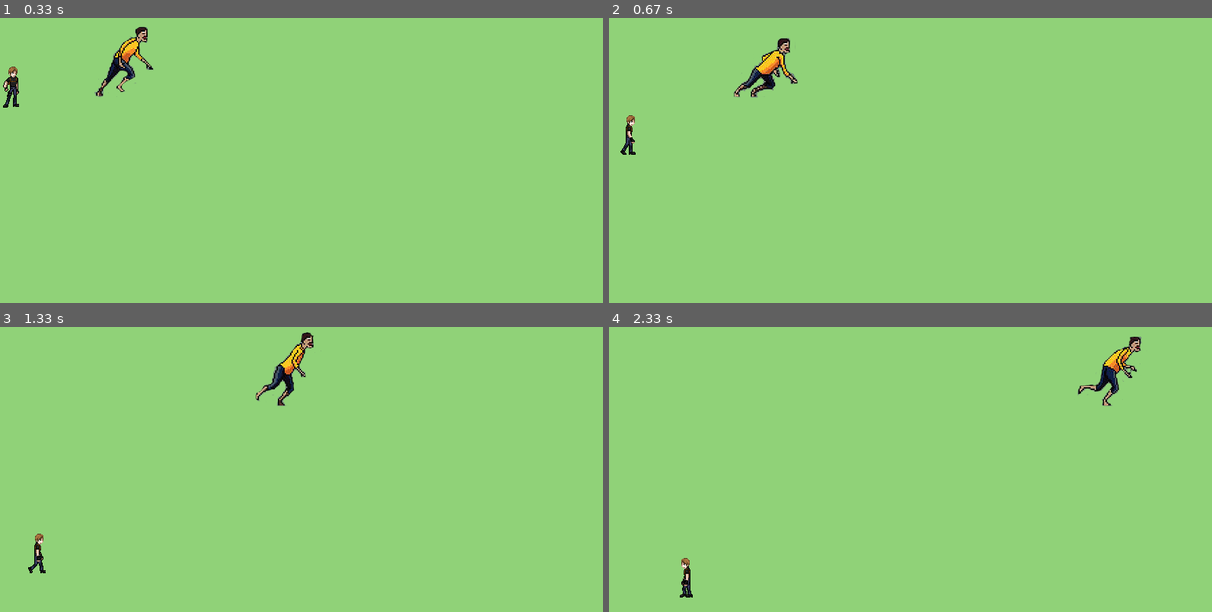
Above: before the commit, frames 1-4 (two rows, left to right).
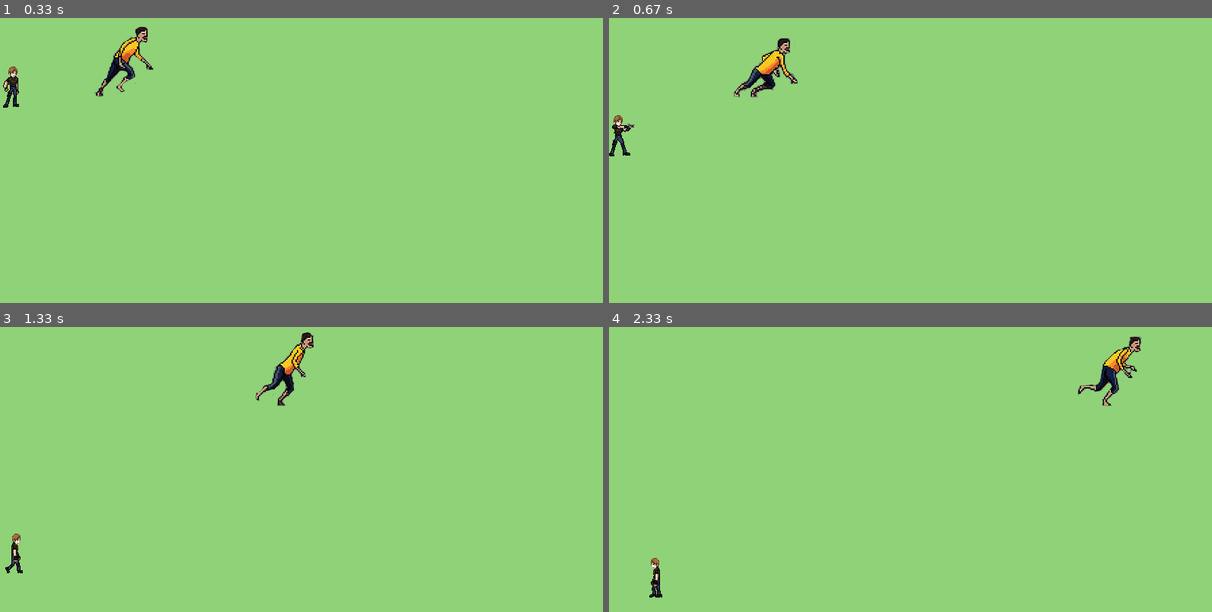
Above: after the commit, the same moments.

Repository: JuanBianchi/TheEvilGuestPYGAME
Game: pygame game, started from main.py
Same seed, same stepped clock (60 frames per second), same inputs: the game is played once before the commit and once after it.
Inputs:
- Up to frame 1 (0.33 s): no input
- Up to frame 2 (0.67 s): hold F from 0.33 s (still down); hold D from 0.33 s (still down)
- Up to frame 3 (1.33 s): release F at 0.8 s; release D at 0.8 s; tap Space at 0.83 s; hold D from 1.17 s (still down)
- Up to frame 4 (2.33 s): release D at 1.63 s; hold D 1.67-2.13 s; tap F at 1.73, 2.03, 2.23 s; hold A from 2.17 s (still down); tap Space at 2.32 s

Frame 1 is identical in both runs. In frame 2, 0.4% of the frame differs, in the area x 0-5%, y 34-49%; in frame 3, 0.4%; in frame 4, 0.4%, in the area x 6-14%, y 81-95%.

Commit message:
shoot animation done

Diff:
--- a/main.py
+++ b/main.py
@@ -29,6 +29,7 @@
                 running = False
                 break
 
+    # Esto hacerlo en un metodo de la clase Player que asigne las teclas.
     key_pressed_list = pygame.key.get_pressed()
     if key_pressed_list[pygame.K_d] and not key_pressed_list[pygame.K_a]:
         player.walk('Right')
@@ -40,6 +41,11 @@
         player.run('Right')
     if key_pressed_list[pygame.K_a] and key_pressed_list[pygame.K_LSHIFT] and not key_pressed_list[pygame.K_d]:
         player.run('Left')
+    if key_pressed_list[pygame.K_f] and player.is_looking_right:
+        player.shoot('Right')
+    if key_pressed_list[pygame.K_f] and not player.is_looking_right:
+        player.shoot('Left')
+    #
 
     screen.fill(bg_color)
 
--- /dev/null
+++ b/models/bullet/bullet.py
@@ -0,0 +1,27 @@
+import pygame
+
+
+class Bullet(pygame.sprite.Sprite):
+    def __init__(self, speed, direction) -> None:
+        super().__init__()
+        self.__bullet_img = pygame.image.load("./assets/img/bullet/bullet.png")
+        self.__speed = speed
+        self.__bullet_rect = self.__bullet_img.get_rect()
+        self.__direction = direction
+
+
+    def update(self, screen: pygame.surface.Surface):
+        match self.__direction:
+            case 'Left':
+                self.__bullet_rect.x += self.__speed
+                if self.__bullet_rect.x >= 600:
+                    self.kill()
+            case 'Right':
+                self.__bullet_rect.x -= self.__speed
+                if self.__bullet_rect.x <= 0:
+                    self.kill()
+
+        self.draw(screen)
+
+    def draw(self, screen: pygame.surface.Surface):
+        screen.blit(self.__bullet_img, self.__bullet_rect)
--- a/models/enemy/enemy.py
+++ b/models/enemy/enemy.py
@@ -48,10 +48,7 @@
 
             if self.__initial_frame < len(self.__actual_animation) - 1:
                 self.__initial_frame += 1
-                print(self.__initial_frame)
-
             else:
-                #self.__initial_frame = 0
                 self.__actual_animation = self.__walk_r if self.__enemy_is_looking_right else self.__walk_l
                 if self.__initial_frame < len(self.__actual_animation) - 1:
                     self.__initial_frame += 1
--- a/models/player/main_player.py
+++ b/models/player/main_player.py
@@ -1,5 +1,6 @@
 import pygame as pg
 from models.surface_manager import SurfaceManager as sfm
+from models.bullet.bullet import Bullet
 from models.constantes import ANCHO_VENT
 
 class Jugador:
@@ -12,6 +13,8 @@
         self.__run_l = sfm.get_surface_from_spritesheet("./assets/img/player/run/leonrun.png", 8, 1, flip=True)
         self.__jump_r = sfm.get_surface_from_spritesheet("./assets/img/player/jump/leonjump.png", 4, 1)
         self.__jump_l = sfm.get_surface_from_spritesheet("./assets/img/player/jump/leonjump.png", 4, 1, flip=True)
+        self.__shoot_r = sfm.get_surface_from_spritesheet("./assets/img/player/shoot/leonshoot.png", 2, 1)
+        self.__shoot_l = sfm.get_surface_from_spritesheet("./assets/img/player/shoot/leonshoot.png", 2, 1, flip=True)
         self.__move_x = coord_x
         self.__move_y = coord_y
         self.__speed_walk = speed_walk
@@ -24,11 +27,18 @@
         self.__max_jumps = max_jumps
         self.__remaining_jumps = self.__max_jumps
         self.__is_jumping = False
+        self.__is_still = True
         self.__initial_frame = 0
         self.__actual_animation = self.__iddle_r
         self.__actual_img_animation = self.__actual_animation[self.__initial_frame]
         self.__rect = self.__actual_img_animation.get_rect()
         self.__is_looking_right = True
+
+
+    @property
+    def is_looking_right(self):
+        return self.__is_looking_right
+
 
     def __set_x_animations_preset(self, move_x, animation_list: list[pg.surface.Surface], look_r: bool):
         self.__move_x = move_x
@@ -37,7 +47,6 @@
 
     def __set_y_animations_preset(self):
         self.__move_y = -self.__jump
-        self.__move_x = self.__speed_run if self.__is_looking_right else -self.__speed_run
         self.__actual_animation = self.__jump_r if self.__is_looking_right else self.__jump_l
         self.__initial_frame = 0
         self.__is_jumping = True
@@ -76,6 +85,21 @@
             self.__is_jumping = False
             self.stay()
 
+    # HACER COOLDOWN DE DISPARO
+    def shoot(self, direction: str = 'Right'):
+        if self.__is_still:
+            match direction:
+                case 'Right':
+                    look_right = True
+                    self.__set_x_animations_preset(0, self.__shoot_r, look_r=look_right)
+                    bullet = Bullet(50, direction)
+                case 'Left':
+                    look_right = False
+                    self.__set_x_animations_preset(0, self.__shoot_l, look_r=look_right)
+                    bullet = Bullet(50, direction)
+
+        return bullet
+
     def __set_x_borders_limit(self):
         pixels_move = 0
         if self.__move_x > 0:
@@ -91,6 +115,7 @@
             self.__player_move_time = 0
             self.__rect.x += self.__set_x_borders_limit()
             self .__rect.y += self.__move_y
+            # CAMBIAR ESTO. EMPEZAR EN EL SUELO YA Y QUE SIGA FUNCIONANDO LA GRAVEDAD
             if self.__rect.y < 300:
                 self.__rect.y += self.__gravity
 
Binary file added: assets/img/bullet/bullet.png
Binary file added: assets/img/player/shoot/leonshoot.png
